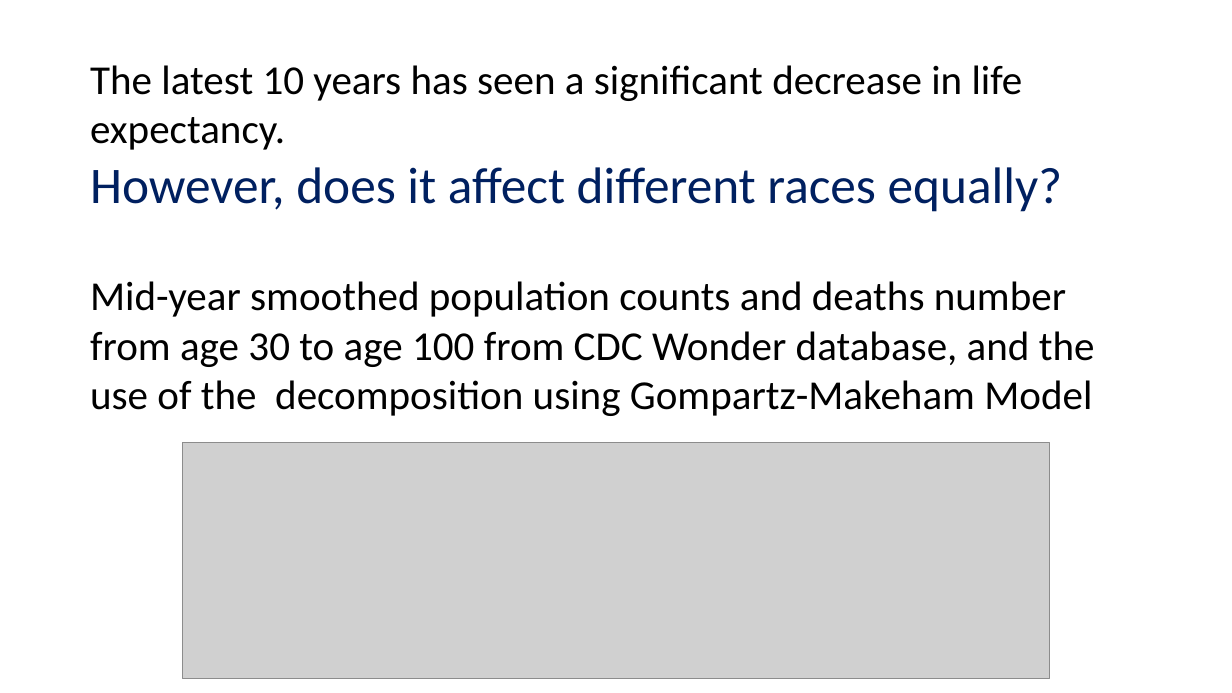
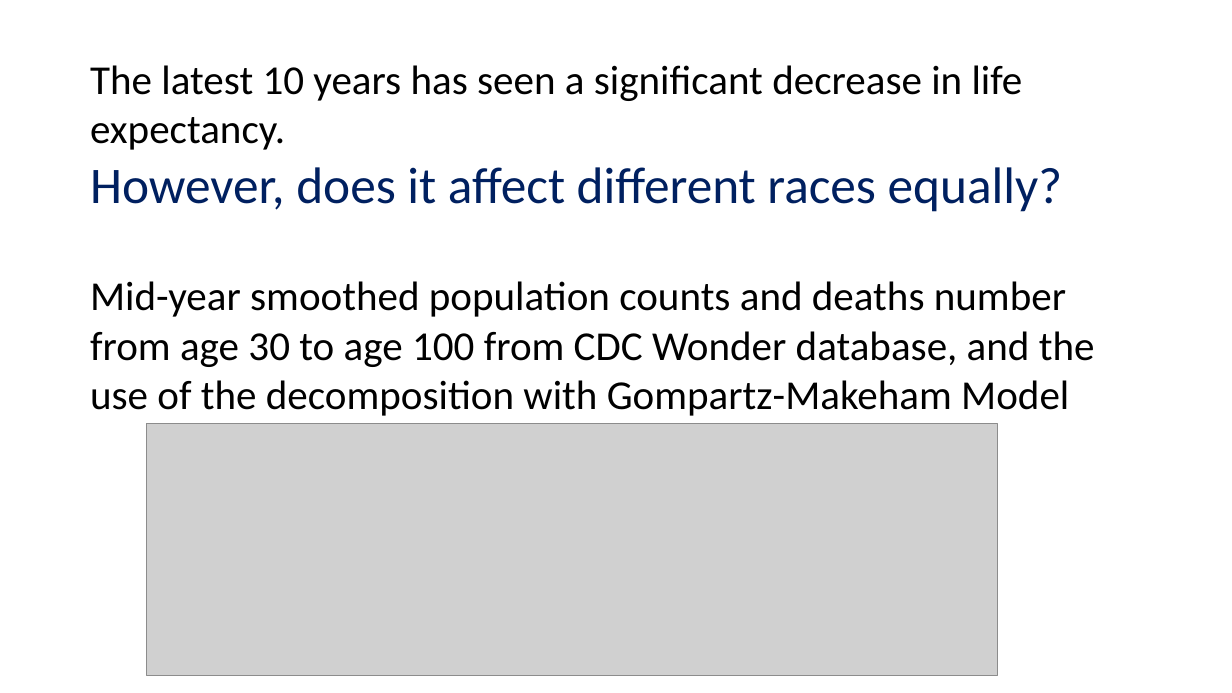
Before and after one commit to WenSu221/Gompertz_Decomp, a slide deck: slide 6 of What Changes in Life expectancy reveals about US.pptx. Drawn at 1232x693 pixels with LibreOffice and Linux fonts; fonts in the diff are those of the drawing; grey boxes stand for pictures. Boxes give left, top, right and bottom in pixels: in the first picture for what was removed or moved away, otherwise in the second. Text is boxed around its words. In the diff, an @@ line names an element or a change of style, - is before the commit and + after.

```diff
--- a/What Changes in Life expectancy reveals about US.pptx
+++ b/What Changes in Life expectancy reveals about US.pptx
@@ text at <box>90,281,1095,416</box>: text changed @@
-Mid-year smoothed population counts and deaths number from age 30 to age 100 from CDC Wonder database, and the use of the decomposition using Gompartz-Makeham Model
+Mid-year smoothed population counts and deaths number from age 30 to age 100 from CDC Wonder database, and the use of the decomposition with Gompartz-Makeham Model
@@ picture: place and size @@
-picture at <box>183,443,1050,678</box>
+picture at <box>147,424,998,676</box>
```
Also in this commit, not shown: 2 other slides changed, 1 other file.
